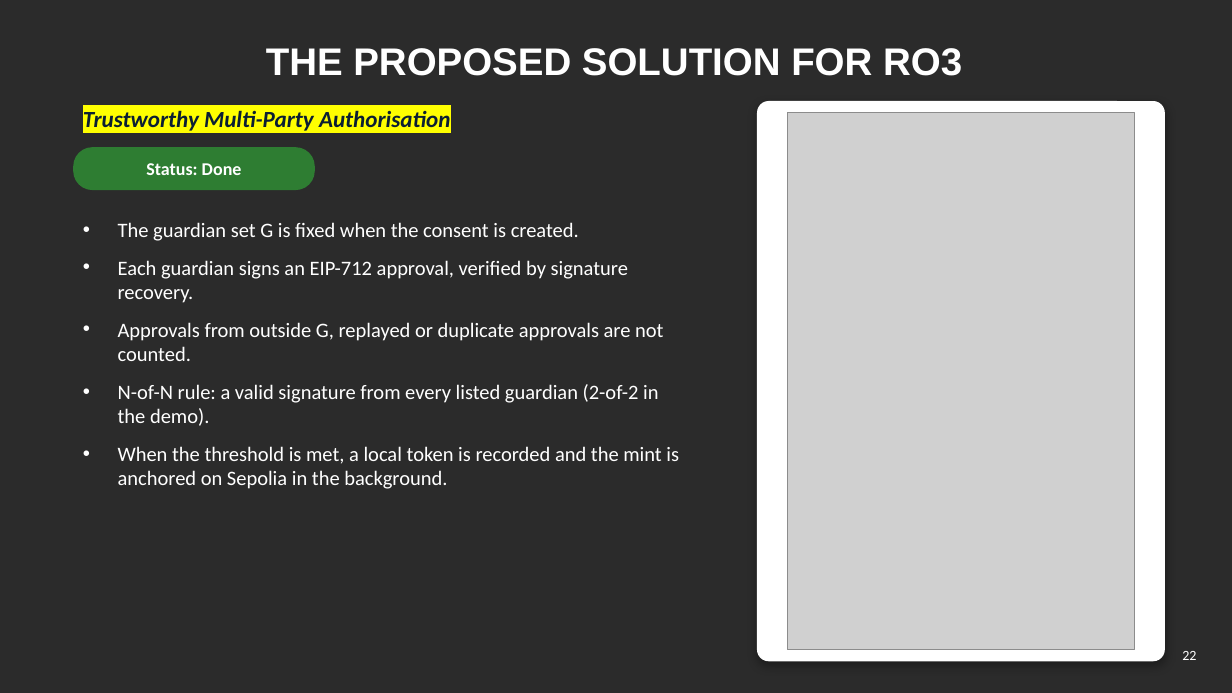
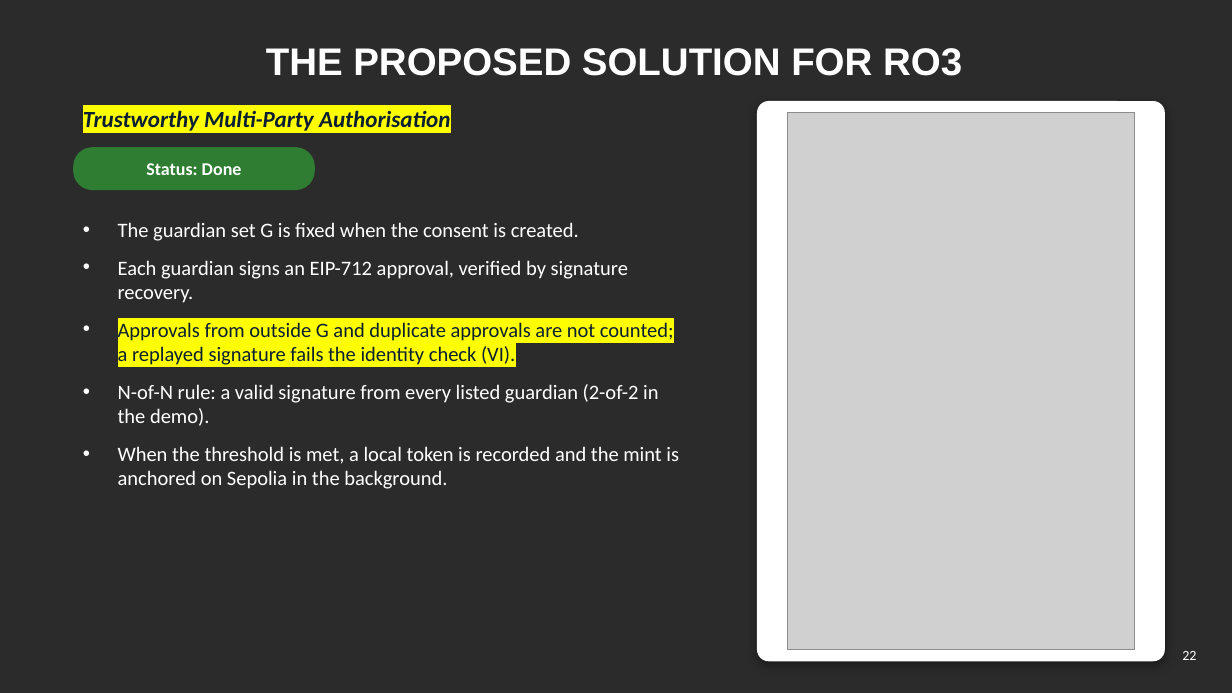
Before and after one commit to yasir12345678900/HealthRWA-Sepolia-Personal-try, a slide deck: slide 22 of docs/Yasir_CA2_Reassessment_Slides_YELLOW_changes.pptx. Drawn at 1232x693 pixels with LibreOffice and Linux fonts; fonts in the diff are those of the drawing; grey boxes stand for pictures; background and template pictures are left out; a plain dark background stands for a picture behind light text. Boxes give left, top, right and bottom in pixels: in the first picture for what was removed or moved away, otherwise in the second. Text is boxed around its words. In the diff, an @@ line names an element or a change of style, - is before the commit and + after.

```diff
--- a/docs/Yasir_CA2_Reassessment_Slides_YELLOW_changes.pptx
+++ b/docs/Yasir_CA2_Reassessment_Slides_YELLOW_changes.pptx
@@ text at bbox=[118, 322, 674, 365]: text changed; text colour #FFFFFF to #0B1F33 @@
-• Approvals from outside G, replayed or duplicate approvals are not counted.
+• Approvals from outside G and duplicate approvals are not counted; a replayed signature fails the identity check (VI).
```
Also in this commit, not shown: 18 other slides changed, 3 other files.
